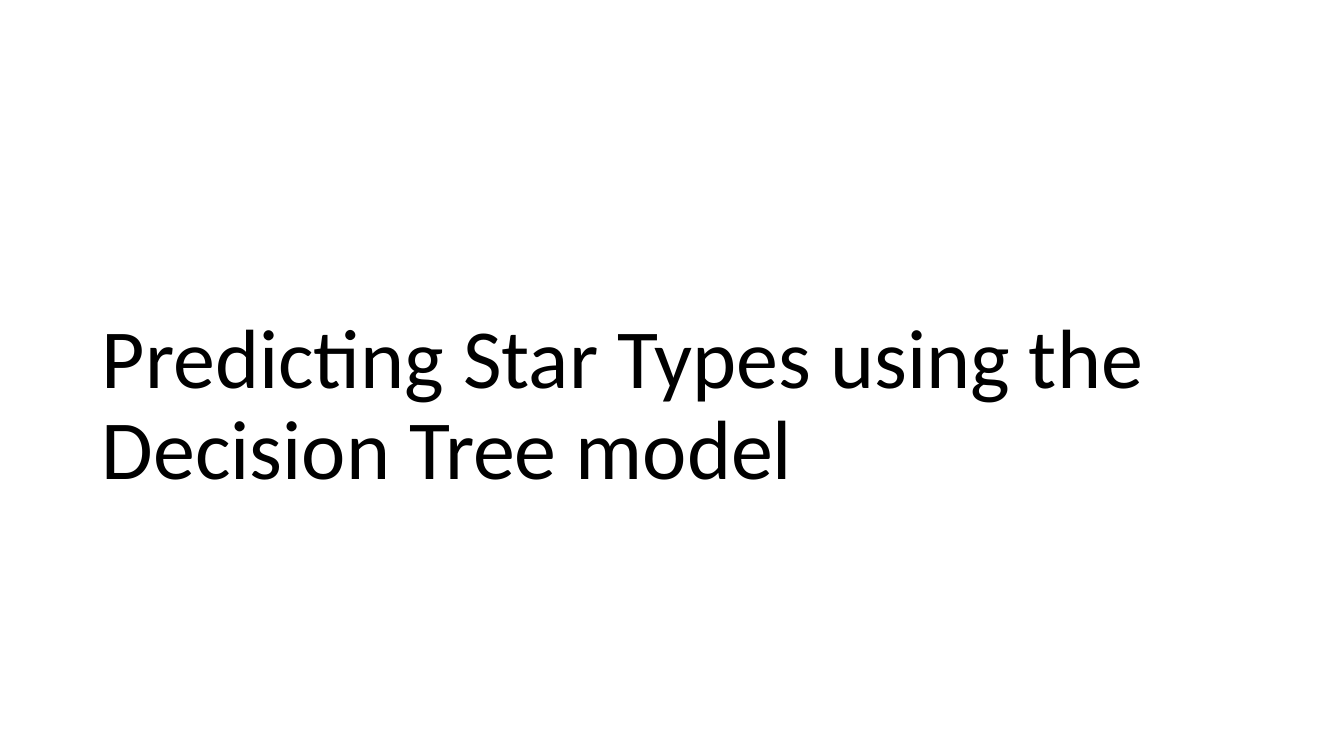
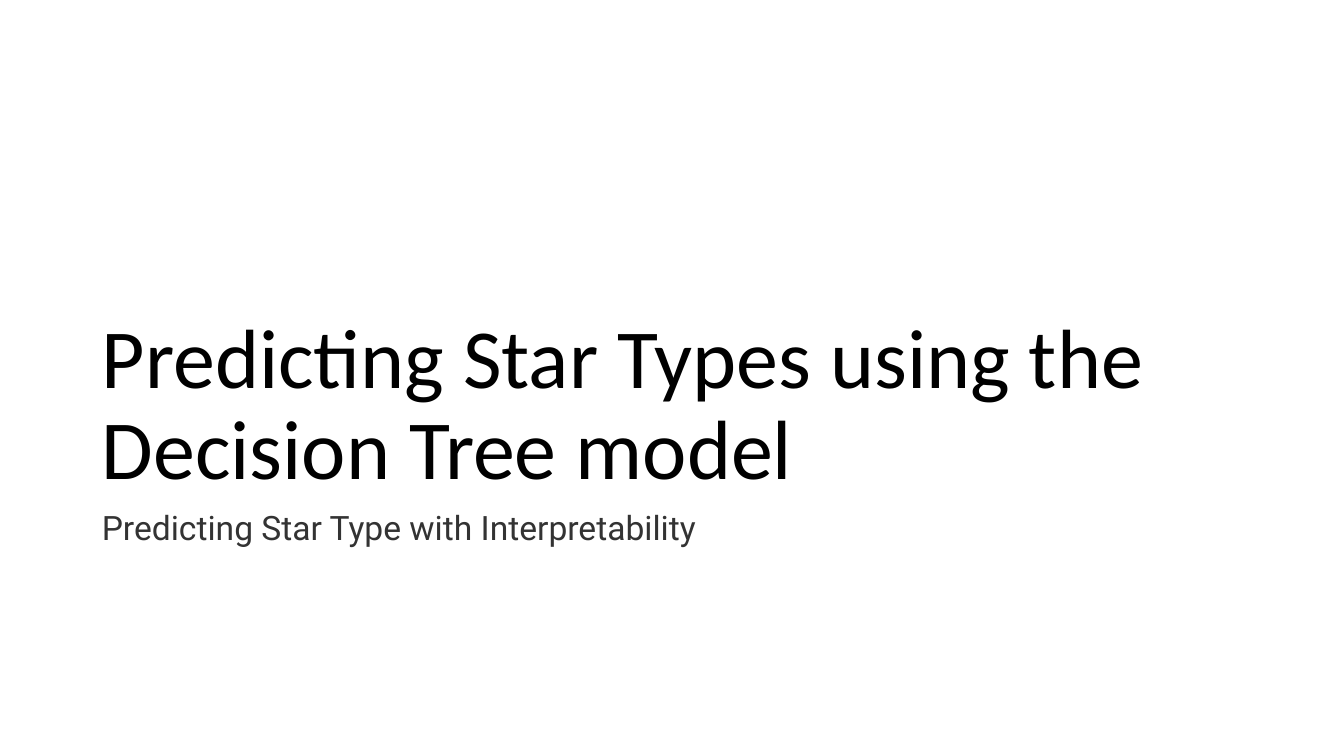
Before and after one commit to aidenhammond/data-science-final-project, a slide deck: slide 9 of data-science-final-projects.pptx. Drawn at 1344x756 pixels with LibreOffice and Linux fonts; fonts in the diff are those of the drawing. Boxes give left, top, right and bottom in pixels: in the first picture for what was removed or moved away, otherwise in the second. Text is boxed around its words. In the diff, an @@ line names an element or a change of style, - is before the commit and + after.

Commit message:
final presentation

```diff
--- a/data-science-final-projects.pptx
+++ b/data-science-final-projects.pptx
@@ text added at (102,514,696,547), 24 pt, text #333333 @@
+Predicting Star Type with Interpretability
```
Also in this commit, not shown: 5 slides added.
